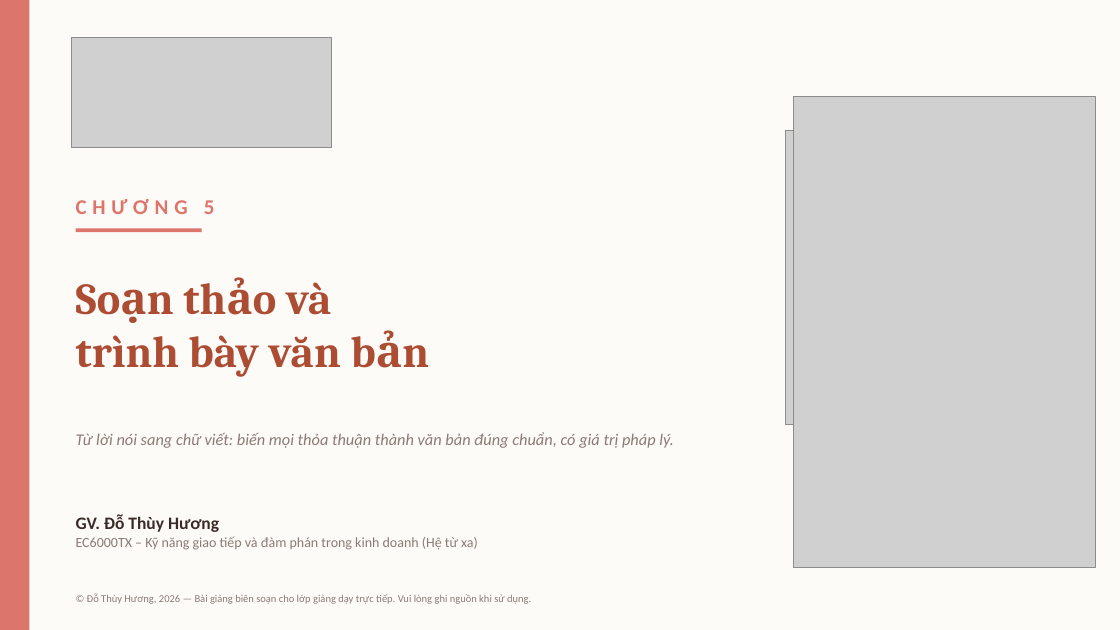
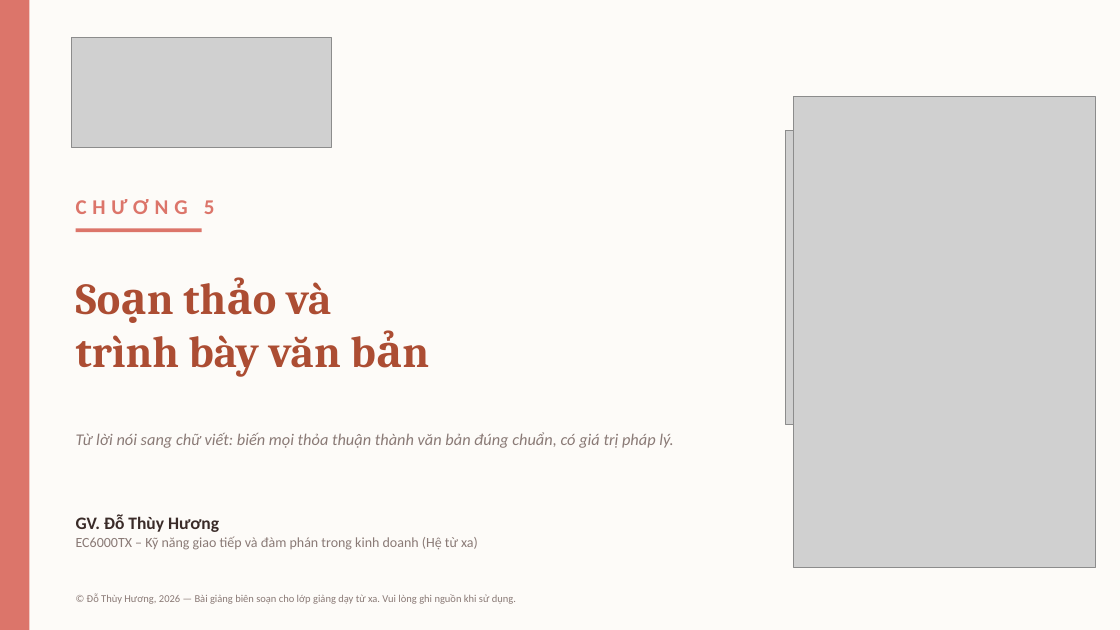
Before and after one commit to thuyhuongctu/ComDraft, a slide deck: slide 1 of slides/05-soan-thao-van-ban.pptx. Drawn at 1120x630 pixels with LibreOffice and Linux fonts; fonts in the diff are those of the drawing; grey boxes stand for pictures. Boxes give left, top, right and bottom in pixels: in the first picture for what was removed or moved away, otherwise in the second. Text is boxed around its words. In the diff, an @@ line names an element or a change of style, - is before the commit and + after.

Commit message:
Chương 5: đổi nốt EC1103 -> EC6000TX trên mọi trang, sửa dòng "trực tiếp"
Trang bìa chỉ mới đổi dòng mã học phần ở lượt trước; lượt này đổi tiếp:
- Footer "EC1103" trên cả 20 trang nội dung còn lại của Chương 5.
- Dòng "Bài giảng biên soạn cho lớp giảng dạy trực tiếp" trên trang bìa
  (mâu thuẫn với "Hệ từ xa" ngay phía trên) -> "...cho lớp giảng dạy từ xa".

Nguồn sinh (design.js, build_ch5_practice.js, upgrade_decks.py,
apply_upgrade.py) đều thêm tham số mã học phần/chế độ lớp, mặc định vẫn
EC1103 + "trực tiếp" cho 7 deck còn lại (c1-c4, th1-th3) — chỉ Chương 5
dùng EC6000TX + "từ xa". Ảnh JPEG trong trình xem (assets/slides/ch5) và
video "ÔN TẬP CHƯƠNG 5" đã dựng lại khớp theo; video chỉ thay đúng đoạn
hình bìa (0-11s), âm thanh gốc giữ nguyên nên thời lượng không đổi. Nâng
PHIEN_BAN vì đổi nhiều tệp trong assets/ và videos/.

```diff
--- a/slides/05-soan-thao-van-ban.pptx
+++ b/slides/05-soan-thao-van-ban.pptx
@@ text at (x1=87, y1=594, x2=516, y2=604): text changed @@
-© Đỗ Thùy Hương, 2026 — Bài giảng biên soạn cho lớp giảng dạy trực tiếp. Vui lòng ghi nguồn khi sử dụng.
+© Đỗ Thùy Hương, 2026 — Bài giảng biên soạn cho lớp giảng dạy từ xa. Vui lòng ghi nguồn khi sử dụng.
```
Also in this commit, not shown: 20 other slides changed, 27 other files.
